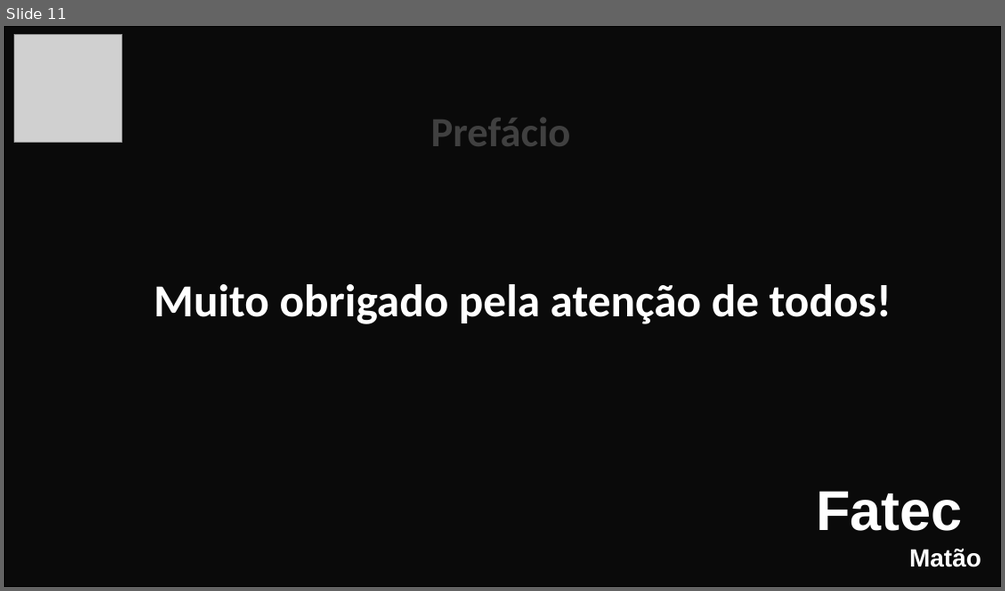
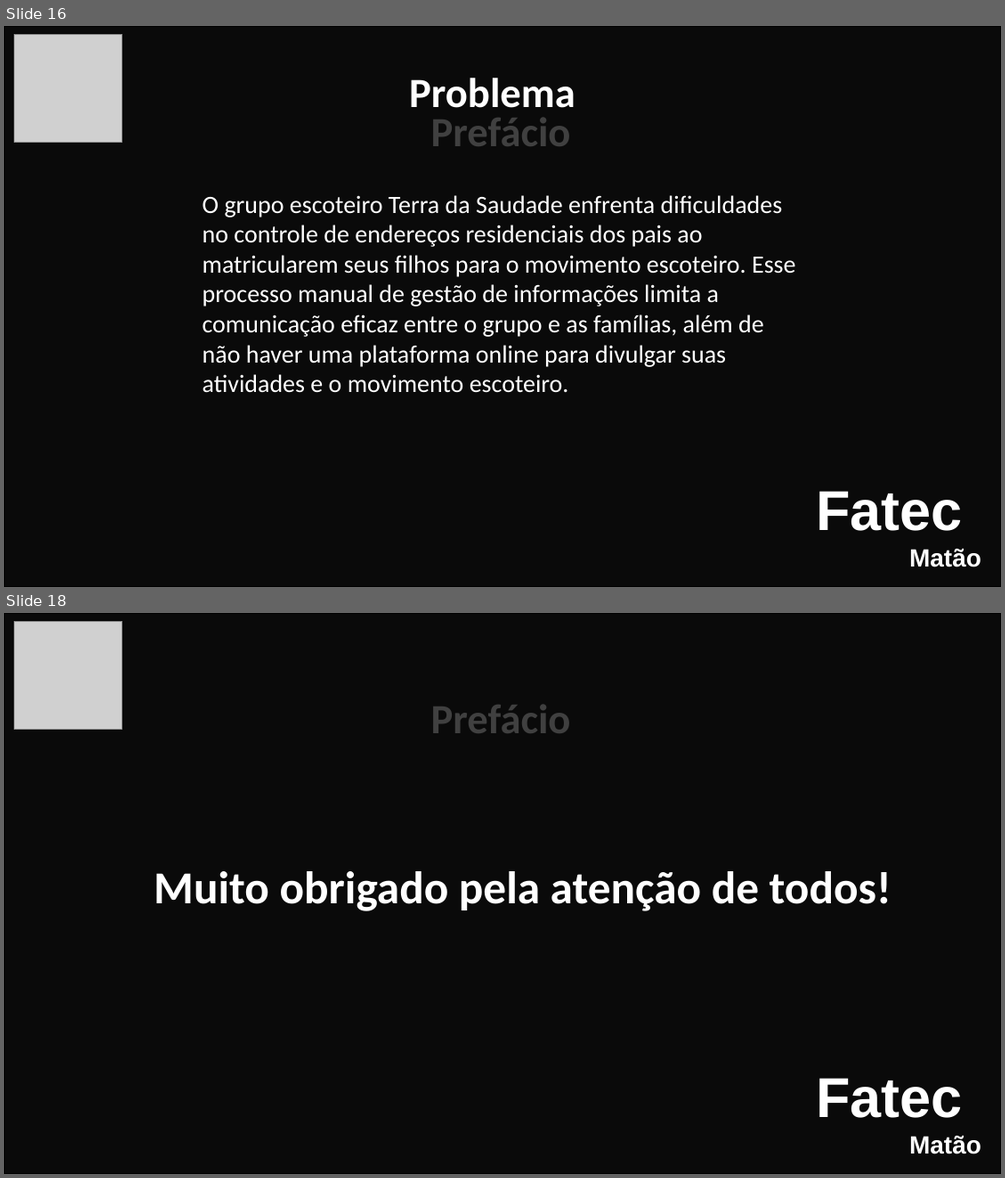
Before and after one commit to Interdisciplinary-Project/Documents, a slide deck: Apresentação-Projeto 13-06.pptx. Shown one above the other, each under a label of ours: slide 11 before the commit, slides 16 and 18 after it; the slides between them are not shown. The pictures are 1005x591 and 1005x1178 pixels, drawn with LibreOffice and Linux fonts; fonts in the diff are those of the drawing; grey boxes stand for pictures; background and template pictures are left out; a plain dark background stands for a picture behind light text. Boxes give left, top, right and bottom in pixels: in the first picture for what was removed or moved away, otherwise in the second. Text is boxed around its words. In the diff, an @@ line names an element or a change of style, - is before the commit and + after.

```diff
--- a/Apresentação-Projeto 13-06.pptx
+++ b/Apresentação-Projeto 13-06.pptx
@@ slide 16 added at [4, 26, 1001, 587], background picture (left out) @@
@@ rectangle added at [4, 26, 1001, 587], fill #000000 at 75% opacity, outline #000000 1.5 pt @@
@@ picture added at [15, 34, 122, 142] @@
@@ text added at [409, 78, 575, 108], 40 pt, text #FFFFFF, bold @@
+Problema
@@ text added at [431, 118, 571, 146], 40 pt, text #FFFFFF, bold @@
+Prefácio
@@ text added at [202, 195, 795, 393], 24 pt, text #FFFFFF @@
+O grupo escoteiro Terra da Saudade enfrenta dificuldades no controle de endereços residenciais dos pais ao matricularem seus filhos para o movimento escoteiro. Esse processo manual de gestão de informações limita a comunicação eficaz entre o grupo e as famílias, além de não haver uma plataforma online para divulgar suas atividades e o movimento escoteiro.
@@ text added at [816, 491, 981, 567], 54 pt, text #FFFFFF, bold @@
+Fatec
+Matão
@@ what was slide 11 is now slide 18 @@
```
Also in this commit, not shown: 9 slides changed, 6 other slides added.
